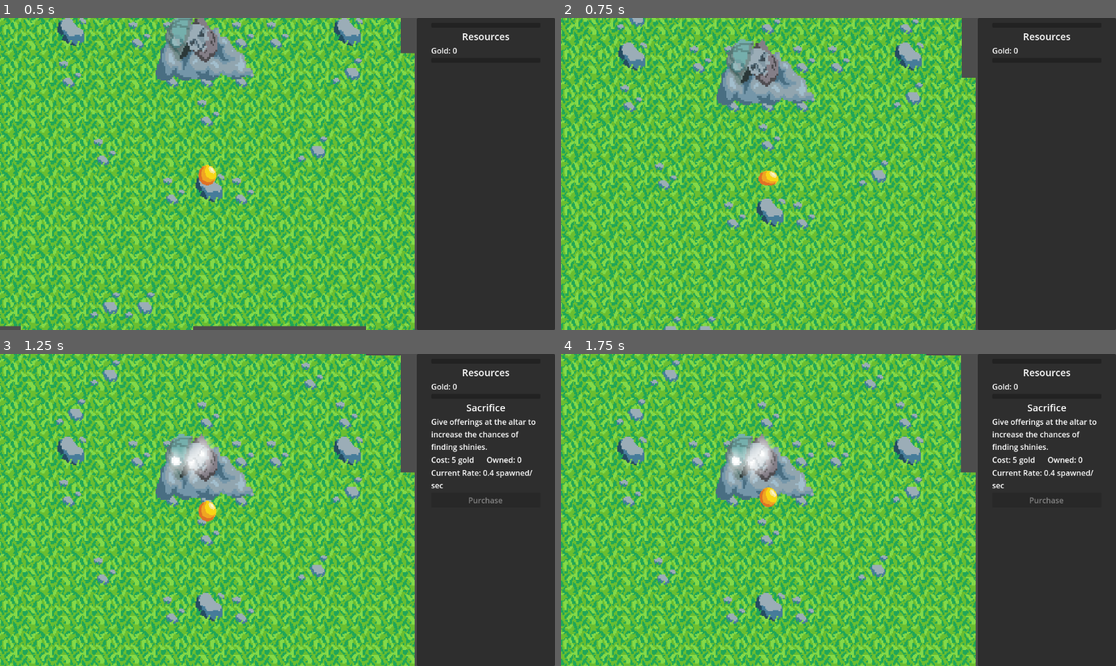
Above: before the commit, frames 1-4 (two rows, left to right).
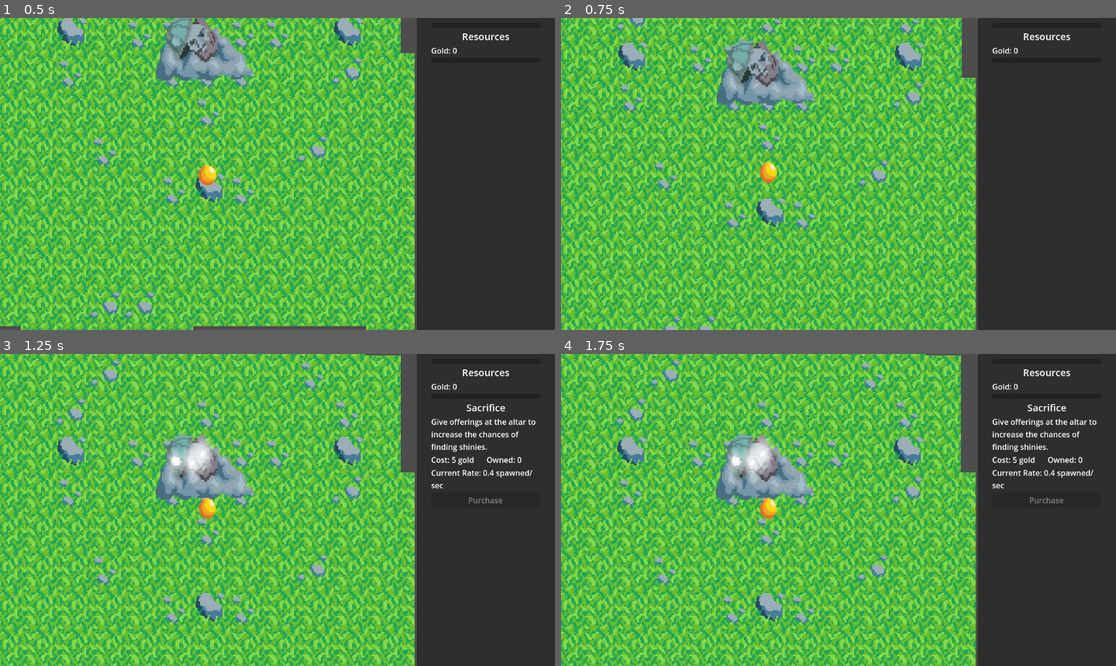
Above: after the commit, the same moments.

Repository: Fuzzy39/TeamJam
Game: Godot game, scene res://Scenes/Main.tscn
Two runs of this game, one before a commit and one after it. Both use one fixed random seed, a clock stepped at 60 frames per second and the inputs below.
Inputs:
- Up to frame 1 (0.5 s): no input
- Up to frame 2 (0.75 s): tap Enter at 0.5 s; hold Up (up) from 0.53 s (still down)
- Up to frame 3 (1.25 s): keep holding Up (up)
- Up to frame 4 (1.75 s): keep holding Up (up)

Frame 1 is identical in both runs. In frame 2, 0.2% of the frame differs, in the area x 35-40%, y 46-54%; in frame 3, 0.1%; in frame 4, 0.3%, in the area x 35-40%, y 42-53%.

Commit message:
speed building functional

Diff:
--- a/Scenes/Upgrade.tscn
+++ b/Scenes/Upgrade.tscn
@@ -1,6 +1,7 @@
-[gd_scene load_steps=3 format=3 uid="uid://ca7sfxsaxgu2j"]
+[gd_scene load_steps=4 format=3 uid="uid://ca7sfxsaxgu2j"]
 
 [ext_resource type="Script" path="res://Scripts/Upgrade.gd" id="1_hiirn"]
+[ext_resource type="LabelSettings" uid="uid://dybcfexkbbop3" path="res://UpgradeBody.tres" id="2_ldlk6"]
 
 [sub_resource type="LabelSettings" id="LabelSettings_exwgn"]
 font_size = 20
@@ -23,6 +24,7 @@
 [node name="Description" type="Label" parent="."]
 layout_mode = 2
 text = "Lorem ipsum sit amet, cucumber body alureing eit."
+label_settings = ExtResource("2_ldlk6")
 autowrap_mode = 2
 
 [node name="HBoxContainer" type="HBoxContainer" parent="."]
@@ -32,15 +34,18 @@
 layout_mode = 2
 size_flags_horizontal = 3
 text = "Cost: YOUR SOUL"
+label_settings = ExtResource("2_ldlk6")
 
 [node name="Owned" type="Label" parent="HBoxContainer"]
 layout_mode = 2
 size_flags_horizontal = 3
 text = "Owned: X"
+label_settings = ExtResource("2_ldlk6")
 
 [node name="Effect" type="Label" parent="."]
 layout_mode = 2
 text = "Current Effect: X"
+label_settings = ExtResource("2_ldlk6")
 autowrap_mode = 2
 
 [node name="Button" type="Button" parent="."]
--- a/Scenes/building.tscn
+++ b/Scenes/building.tscn
@@ -23,8 +23,8 @@
 "speed": 5.0
 }]
 
-[sub_resource type="RectangleShape2D" id="RectangleShape2D_djk7y"]
-size = Vector2(76, 49)
+[sub_resource type="CircleShape2D" id="CircleShape2D_aetar"]
+radius = 40.6971
 
 [node name="Building" type="StaticBody2D"]
 position = Vector2(85, 90)
@@ -42,8 +42,8 @@
 position = Vector2(0, -1)
 
 [node name="CollisionShape2D" type="CollisionShape2D" parent="Proximity"]
-position = Vector2(-1, 0.5)
-shape = SubResource("RectangleShape2D_djk7y")
+position = Vector2(-1, 4.5)
+shape = SubResource("CircleShape2D_aetar")
 
 [connection signal="body_entered" from="Proximity" to="." method="_on_proximity_body_entered"]
 [connection signal="body_exited" from="Proximity" to="." method="_on_proximity_body_exited"]
--- a/Scenes/world.tscn
+++ b/Scenes/world.tscn
@@ -29,6 +29,14 @@
 position = Vector2(298, 29)
 scale = Vector2(1.5, 1.5)
 
+[node name="Forge" parent="." instance=ExtResource("3_qwrtd")]
+position = Vector2(-80, -596)
+scale = Vector2(1.5, 1.5)
+
+[node name="SpeedUp" parent="." instance=ExtResource("3_qwrtd")]
+position = Vector2(850, -597)
+scale = Vector2(1.5, 1.5)
+
 [node name="Player" parent="." instance=ExtResource("3_2w0vj")]
 position = Vector2(301, 131)
 speed = 100
--- a/Scripts/Upgrade.gd
+++ b/Scripts/Upgrade.gd
@@ -38,3 +38,9 @@
 
 func _on_button_pressed():
 	purchase();
+
+func on_Enter():
+	self.visible = true;
+
+func on_Exit():
+	self.visible = false;
--- a/Scripts/gui.gd
+++ b/Scripts/gui.gd
@@ -2,6 +2,7 @@
 
 var Upgrade = preload("res://Scenes/Upgrade.tscn")
 var upSpawn;
+var upSpeed;
 
 # Called when the node enters the scene tree for the first time.
 func _ready():
@@ -15,31 +16,55 @@
 
 
 	# create altar upgrade:
-	upSpawn = Upgrade.instantiate();
-	$"CenterContainer/Container".add_child(upSpawn);
-	upSpawn.get_node("Name").set_text("Sacrifice")
-	upSpawn.get_node("Description").set_text("Give offerings at the altar to increase the chances of finding shinies.")
-	upSpawn.get_node("Effect").set_text("Current Rate: "+str(Global.gold_spawned_per_sec)+" spawned/sec");
+	upSpawn = create_Upgrade("Sacrifice", "Give offerings at the altar to increase the chances of finding shinies.");
+	connect_Upgrade(upSpawn, on_upSpawn_purchased, set_upSpawn_Effect);
+	connect_Building(upSpawn,  $"../SubViewport/SubViewport/World/Altar");
 
-	# Connect appropriate signals.
-	upSpawn.connect("purchased", on_upSpawn_purchased);
-	var altar = $"../SubViewport/SubViewport/World/Altar";
-	altar.connect("player_entered", on_Altar_Entered);
-	altar.connect("player_exited", on_Altar_Exited);
-	on_Altar_Exited();
+	# create speed upgrade
+	upSpeed =  create_Upgrade("Gild My Boots!", "Pay some coin to get some pep in your step.");
+	upSpeed.baseCost = 20; # change these before calling connect_upgrade to ensure the label remains correct.
+	upSpeed.exponent = 1.5;
+	connect_Upgrade(upSpeed, on_upSpeed_purchased, set_upSpeed_Effect);
+	connect_Building(upSpeed, $"../SubViewport/SubViewport/World/SpeedUp");
 
+
+
+func create_Upgrade(name:String, desc:String):
+	var up = Upgrade.instantiate();
+	$"CenterContainer/Container".add_child(up);
+	up.get_node("Name").set_text(name);
+	up.get_node("Description").set_text(desc);
+	up.visible = false;
+	return up;
+
+
+func connect_Upgrade(upgrade, purchaseMethod, textMethod):
+	upgrade.connect("purchased", purchaseMethod);
+	textMethod.call();
+	upgrade.update_labels();
+
+func connect_Building(upgrade, building):
+	building.connect("player_entered", upgrade.on_Enter);
+	building.connect("player_exited", upgrade.on_Exit);
 
 
 # Called every frame. 'delta' is the elapsed time since the previous frame.
 func _process(delta):
 	pass
 
-func on_Altar_Entered():
-	upSpawn.visible = true;
-
-func on_Altar_Exited():
-	upSpawn.visible = false;
-
 func on_upSpawn_purchased():
 	Global.gold_spawned_per_sec+=.4;
+	set_upSpawn_Effect();
+
+func set_upSpawn_Effect():
 	upSpawn.get_node("Effect").set_text("Current Rate: "+("%.1f"%Global.gold_spawned_per_sec)+" spawned/sec");
+
+
+func on_upSpeed_purchased():
+	var player = $"../SubViewport/SubViewport/World/Player";
+	player.speed +=25;
+	set_upSpeed_Effect();
+
+func set_upSpeed_Effect():
+	var player = $"../SubViewport/SubViewport/World/Player";
+	upSpeed.get_node("Effect").set_text("Current Speed: "+("%.2f"%(player.speed/100.0)));
--- a/Scripts/player.gd
+++ b/Scripts/player.gd
@@ -1,6 +1,6 @@
 extends CharacterBody2D
 
-@export var speed = 400
+@export var speed = 100
 var moving = false
 
 
@@ -9,6 +9,7 @@
 	var input_direction = Input.get_vector("left", "right", "up", "down")
 	velocity = input_direction * speed
 	move_and_slide()
+	$Sprite.speed_scale = (speed/100.0)*1.35;
 
 	#animations
 	if input_direction == Vector2.ZERO:
Not shown: 1 places in Scenes/world.tscn that only renumber resources
